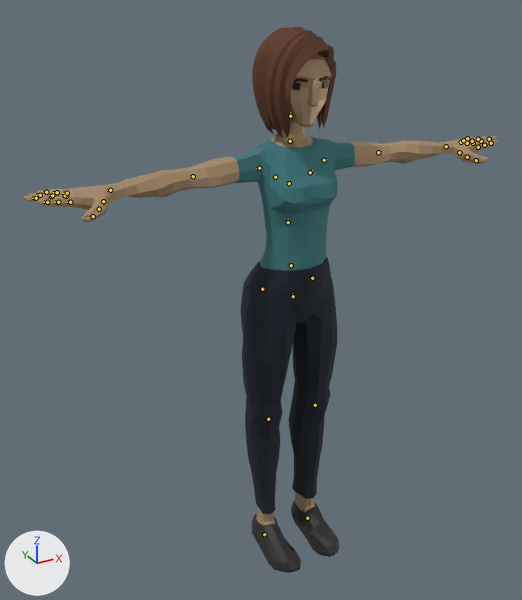
An edit to the glTF model public/models/characters/civilian-female.glb, drawn before and after from the same camera.
One viewpoint serves both versions: a 50 mm camera at (-1.161, -1.967, 1.96) aimed at (-0.059, 0.037, 0.958). Every picture has the same lights, and +X, +Y and +Z are marked at lower left. The picture after the commit comes second. The bones that change, and the others that lie on the model, are drawn over the model as lines.

In view in the first picture: 'Casual_Body', 'Casual_Feet', 'Casual_Head', 'Casual_Legs'.
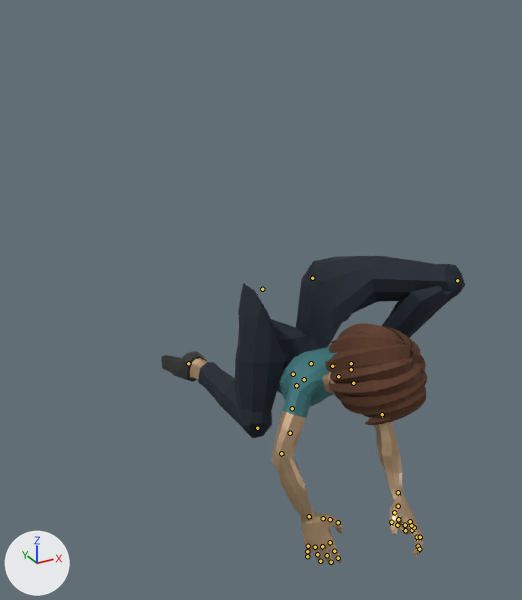
The newer file adds an action. The first version stands in its rest pose; the second is drawn at frame 59 of the action 'Fixing'.

Pixel boxes [x1, y1, x2, y2] of what changed, in the pictures (522 x 600 px):
'Casual_Legs', posed (173% wider, 29% shorter): before [240, 257, 337, 514]; after [198, 256, 465, 438]
'Casual_Body', posed: before [23, 133, 498, 271]; after [271, 347, 423, 565]
'Casual_Head', posed (21% wider, 8% shorter): before [252, 27, 336, 138]; after [325, 323, 427, 425]
'Casual_Feet', posed (147% wider, 17% shorter): before [251, 492, 339, 573]; after [161, 351, 380, 418]
bone 'Hips', root to tip: before (293, 296) to (292, 293); after (290, 433) to (290, 431)
bone 'Torso', root to tip: before (288, 222) to (288, 219); after (293, 374) to (294, 373)
bone 'Chest', root to tip: before (289, 183) to (289, 180); after (311, 363) to (313, 364)
bone 'Neck', root to tip: before (290, 141) to (290, 138); after (338, 376) to (340, 375)
bone 'Head', root to tip: before (290, 116) to (290, 112); after (351, 369) to (353, 369)
bone 'Shoulder.L', root to tip: before (310, 172) to (312, 170); after (332, 366) to (335, 365)
bone 'LeftArm', root to tip: before (324, 160) to (327, 159); after (351, 363) to (352, 365)
bone 'LeftElbow', root to tip: before (378, 152) to (381, 152); after (382, 414) to (382, 417)
bone 'LeftHand', root to tip: before (446, 146) to (448, 146); after (398, 492) to (399, 495)
bone 'Index2.L', root to tip: before (484, 145) to (487, 144); after (417, 537) to (417, 540)
bone 'Index3.L', root to tip: before (491, 143) to (493, 142); after (418, 546) to (417, 549)
bone 'Middle2.L', root to tip: before (481, 141) to (483, 140); after (420, 537) to (420, 540)
bone 'Middle3.L', root to tip: before (489, 139) to (491, 138); after (419, 549) to (418, 551)
bone 'Ring1.L', root to tip: before (467, 143) to (469, 142); after (411, 525) to (409, 527)
bone 'Ring2.L', root to tip: before (472, 141) to (474, 140); after (405, 530) to (403, 529)
bone 'Ring3.L', root to tip: before (478, 139) to (480, 138); after (397, 525) to (398, 522)
bone 'Pinky1.L', root to tip: before (461, 142) to (462, 141); after (410, 521) to (407, 523)
bone 'Pinky2.L', root to tip: before (463, 140) to (465, 140); after (405, 525) to (402, 523)
bone 'Pinky3.L', root to tip: before (467, 138) to (469, 138); after (398, 519) to (399, 516)
bone 'Thumb1.L', root to tip: before (459, 152) to (462, 154); after (398, 506) to (397, 508)
bone 'Thumb2.L', root to tip: before (467, 157) to (469, 158); after (394, 512) to (393, 515)
bone 'Thumb3.L', root to tip: before (476, 160) to (479, 161); after (391, 522) to (391, 525)
bone 'Shoulder.R', root to tip: before (275, 177) to (273, 175); after (304, 379) to (302, 380)
bone 'RightArm', root to tip: before (259, 168) to (256, 168); after (296, 385) to (296, 388)
bone 'RightElbow', root to tip: before (193, 176) to (190, 177); after (281, 453) to (282, 456)
bone 'RightHand', root to tip: before (110, 190) to (107, 190); after (309, 516) to (310, 519)
bone 'Index3.R', root to tip: before (47, 202) to (43, 202); after (338, 558) to (339, 559)
bone 'Middle1.R', root to tip: before (66, 196) to (62, 196); after (322, 546) to (324, 549)
bone 'Middle2.R', root to tip: before (51, 196) to (47, 197); after (327, 555) to (328, 557)
bone 'Middle3.R', root to tip: before (36, 198) to (32, 198); after (331, 562) to (332, 562)
bone 'Ring1.R', root to tip: before (65, 195) to (61, 195); after (315, 547) to (316, 549)
bone 'Ring2.R', root to tip: before (52, 195) to (48, 195); after (317, 554) to (318, 556)
bone 'Ring3.R', root to tip: before (40, 195) to (36, 195); after (320, 561) to (321, 561)
bone 'Pinky1.R', root to tip: before (67, 193) to (63, 193); after (308, 546) to (308, 548)
bone 'Pinky2.R', root to tip: before (57, 192) to (53, 192); after (307, 551) to (307, 553)
bone 'Pinky3.R', root to tip: before (46, 192) to (42, 191); after (307, 556) to (307, 556)
bone 'Thumb3.R', root to tip: before (93, 216) to (90, 217); after (338, 522) to (338, 525)
bone 'LeftLeg', root to tip: before (312, 278) to (312, 279); after (312, 278) to (314, 278)
bone 'LeftKnee', root to tip: before (315, 405) to (315, 406); after (457, 280) to (456, 281)
bone 'LeftFoot', root to tip: before (307, 518) to (308, 519); after (353, 383) to (354, 383)
bone 'RightLeg', root to tip: before (262, 289) to (263, 290); after (262, 289) to (262, 290)
bone 'RightKnee', root to tip: before (268, 419) to (268, 420); after (257, 428) to (256, 427)
bone 'RightFoot', root to tip: before (264, 534) to (265, 535); after (188, 363) to (187, 363)

The change in detail:
Bone 'Hips' (bone_hips) moves from (0.0, 0.0, 0.0) to (0.0, -0.00535, -0.00075).
Bone 'Hips' (bone_hips) turns from (0, 0, 0) to (11, 2, 0) degrees about its own x, y and z.
Bone 'Torso' (bone_torso) turns from (0, 0, 0) to (37, 2, -1) degrees about its own x, y and z.
Bone 'Chest' (bone_chest) turns from (0, 0, 0) to (37, 6, 0) degrees about its own x, y and z.
Bone 'Neck' (bone_neck) turns from (0, 0, 0) to (-37, -3, 2) degrees about its own x, y and z.
Bone 'Head' (bone_head) turns from (0, 0, 0) to (15, 14, -2) degrees about its own x, y and z.
Bone 'Shoulder.L' (bone_shoulder_l) turns from (0, 0, 0) to (1, -5, -5) degrees about its own x, y and z.
Bone 'LeftArm' (bone_leftarm) turns from (0, 0, 0) to (19, 12, -64) degrees about its own x, y and z.
Bone 'LeftElbow' (bone_leftelbow) turns from (0, 0, 0) to (19, -27, -27) degrees about its own x, y and z.
Bone 'LeftHand' (bone_lefthand) turns from (0, 0, 0) to (8, -38, 0) degrees about its own x, y and z.
Bone 'Index2.L' (bone_index2_l) turns from (0, 0, 0) to (-28, -1, 3) degrees about its own x, y and z.
Bone 'Index3.L' (bone_index3_l) turns from (0, 0, 0) to (-32, -3, -4) degrees about its own x, y and z.
Bone 'Middle2.L' (bone_middle2_l) turns from (0, 0, 0) to (-33, -1, -1) degrees about its own x, y and z.
Bone 'Middle3.L' (bone_middle3_l) turns from (0, 0, 0) to (-33, -3, -3) degrees about its own x, y and z.
Bone 'Ring1.L' (bone_ring1_l) turns from (0, 0, 0) to (-78, 3, -11) degrees about its own x, y and z.
Bone 'Ring2.L' (bone_ring2_l) turns from (0, 0, 0) to (-76, 0, -11) degrees about its own x, y and z.
Bone 'Ring3.L' (bone_ring3_l) turns from (0, 0, 0) to (-76, 1, -11) degrees about its own x, y and z.
Bone 'Pinky1.L' (bone_pinky1_l) turns from (0, 0, 0) to (-82, 5, -26) degrees about its own x, y and z.
Bone 'Pinky2.L' (bone_pinky2_l) turns from (0, 0, 0) to (-76, 5, -16) degrees about its own x, y and z.
Bone 'Pinky3.L' (bone_pinky3_l) turns from (0, 0, 0) to (-76, 7, -18) degrees about its own x, y and z.
Bone 'Thumb1.L' (bone_thumb1_l) turns from (0, 0, 0) to (-17, -4, -2) degrees about its own x, y and z.
Bone 'Thumb2.L' (bone_thumb2_l) turns from (0, 0, 0) to (2, 4, 5) degrees about its own x, y and z.
Bone 'Thumb3.L' (bone_thumb3_l) turns from (0, 0, 0) to (0, 6, 19) degrees about its own x, y and z.
Bone 'Shoulder.R' (bone_shoulder_r) turns from (0, 0, 0) to (-5, -2, -4) degrees about its own x, y and z.
Bone 'RightArm' (bone_rightarm) turns from (0, 0, 0) to (12, -7, 61) degrees about its own x, y and z.
Bone 'RightElbow' (bone_rightelbow) turns from (0, 0, 0) to (2, 2, 38) degrees about its own x, y and z.
Bone 'RightHand' (bone_righthand) turns from (0, 0, 0) to (12, 53, 13) degrees about its own x, y and z.
Bone 'Index3.R' (bone_index3_r) turns from (0, 0, 0) to (-32, 3, 4) degrees about its own x, y and z.
Bone 'Middle1.R' (bone_middle1_r) turns from (0, 0, 0) to (-12, 1, 1) degrees about its own x, y and z.
Bone 'Middle2.R' (bone_middle2_r) turns from (0, 0, 0) to (-10, -1, 1) degrees about its own x, y and z.
Bone 'Middle3.R' (bone_middle3_r) turns from (0, 0, 0) to (-33, 3, 3) degrees about its own x, y and z.
Bone 'Ring1.R' (bone_ring1_r) turns from (0, 0, 0) to (-12, -1, 4) degrees about its own x, y and z.
Bone 'Ring2.R' (bone_ring2_r) turns from (0, 0, 0) to (-9, -3, 1) degrees about its own x, y and z.
Bone 'Ring3.R' (bone_ring3_r) turns from (0, 0, 0) to (-33, -2, 5) degrees about its own x, y and z.
Bone 'Pinky1.R' (bone_pinky1_r) turns from (0, 0, 0) to (-16, -5, -5) degrees about its own x, y and z.
Bone 'Pinky2.R' (bone_pinky2_r) turns from (0, 0, 0) to (-9, -1, 1) degrees about its own x, y and z.
Bone 'Pinky3.R' (bone_pinky3_r) turns from (0, 0, 0) to (-32, -6, 6) degrees about its own x, y and z.
Bone 'Thumb3.R' (bone_thumb3_r) turns from (0, 0, 0) to (2, -12, -37) degrees about its own x, y and z.
Bone 'LeftLeg' (bone_leftleg) turns from (0, 0, 0) to (-59, -25, -61) degrees about its own x, y and z.
Bone 'LeftKnee' (bone_leftknee) turns from (0, 0, 0) to (126, -47, 2) degrees about its own x, y and z.
Bone 'LeftFoot' (bone_leftfoot) turns from (0, 0, 0) to (-24, 23, 45) degrees about its own x, y and z.
Bone 'RightLeg' (bone_rightleg) turns from (0, 0, 0) to (-6, -4, 9) degrees about its own x, y and z.
Bone 'RightKnee' (bone_rightknee) turns from (0, 0, 0) to (93, 0, 0) degrees about its own x, y and z.
Bone 'RightFoot' (bone_rightfoot) turns from (0, 0, 0) to (68, 2, 14) degrees about its own x, y and z.
